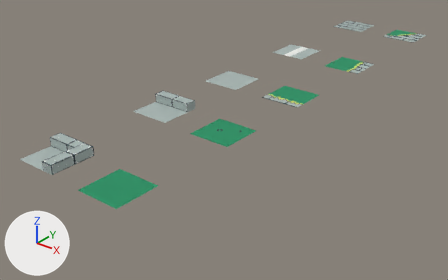
The glTF model cityclogged/module/road/highroad.glb, before and after one commit.
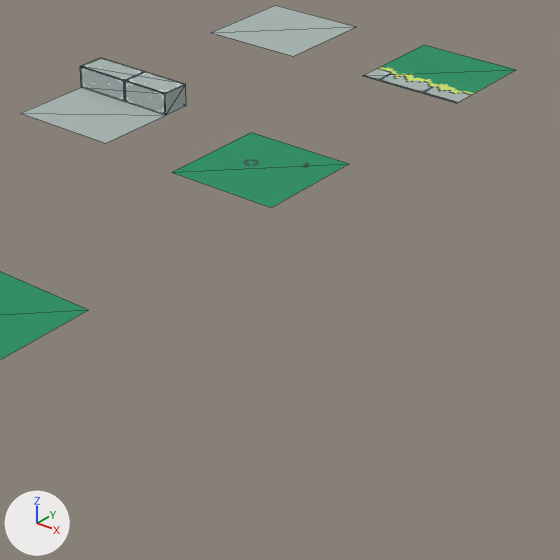
Each version appears first whole from a 50 mm camera at (9.19, -11.82, 5.55) aimed at (0.74, -1.26, -1.01), and next in a close-up on the part from 28% to 75% of the width and 25% to 100% of the height. Arrows for +X, +Y and +Z are at lower left; the lights stay in place. The close-ups show mesh edges as thin lines. Where no turn or scale is listed for an object, it has been applied to the vertices.

Objects in the first close-up: '平面', '平面.003', '平面.004', '平面.008', '平面.009'.
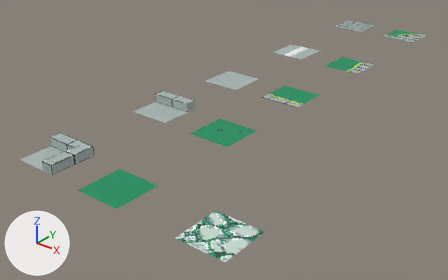
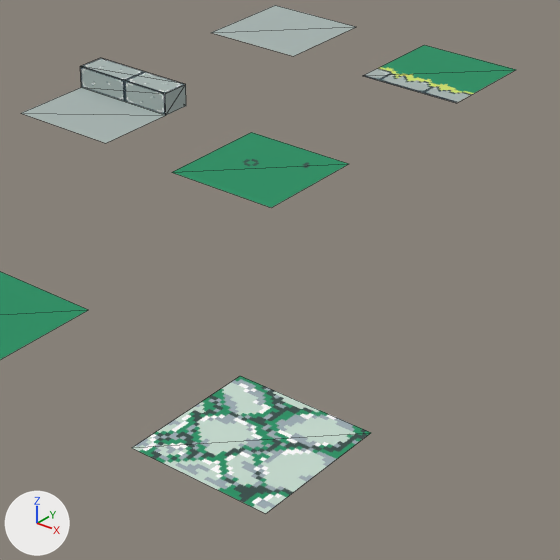
Changed parts and their boxes [x1, y1, x2, y2] in the close-ups (560 x 560 px):
'平面.010', added: after [132, 376, 371, 513]

The change in detail:
Picture '精灵-0005' (img_精灵_0005) is new.
Material '材质.008' (mat_材质_008) is new.
Its texture is img_精灵_0005.
Its roughness is 1.0.
Mesh me_平面_010 is new.
It has 4 vertices, 2 faces and spans x -0.5..0.5, y -0.5..0.5, z 0.0.
It uses material mat_材质_008 (picture img_精灵_0005).
Object '平面.010' (ob_平面_010) is new; it shows me_平面_010.
Its location is (4.103, -5.558, 0.0).
